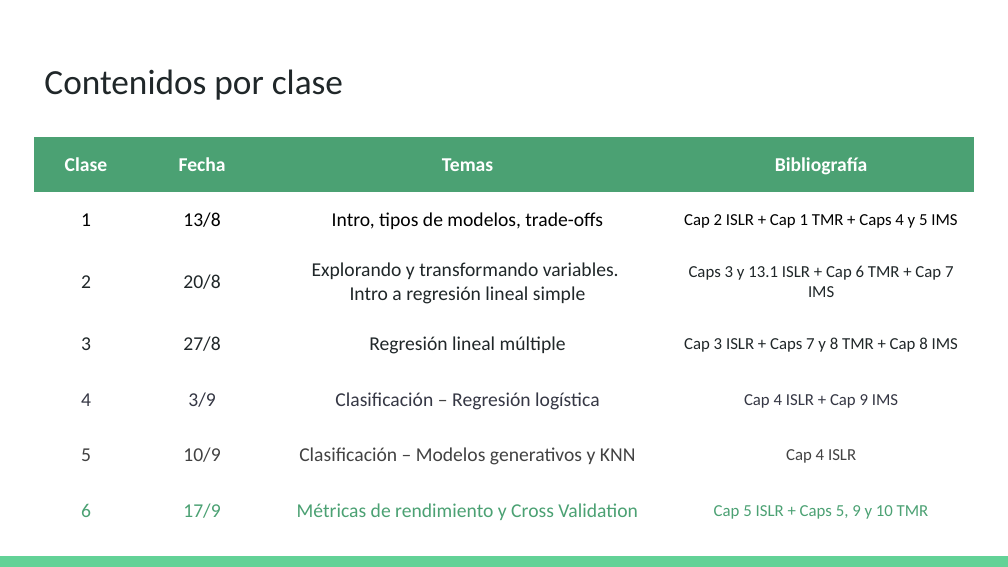
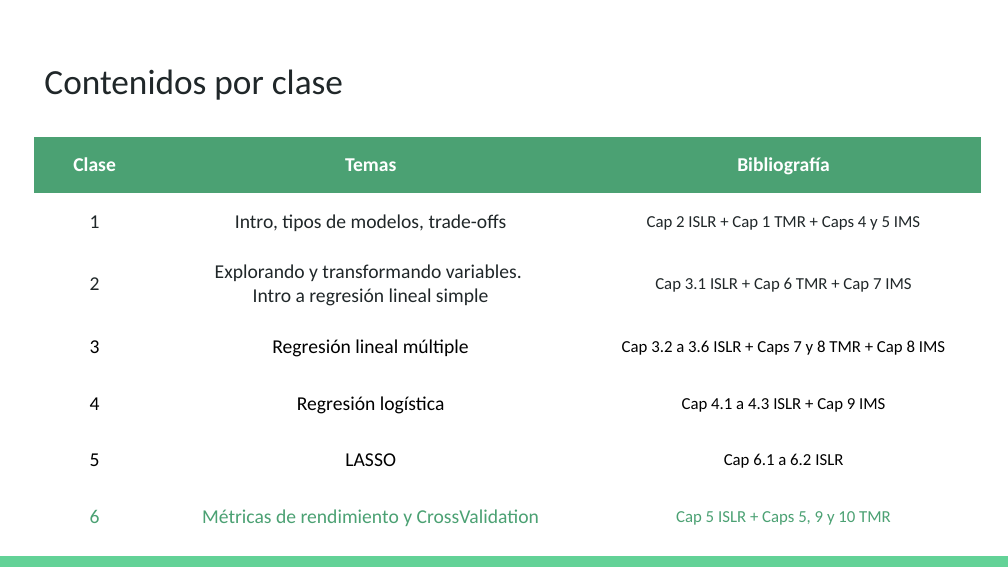
Before and after one commit to DCSCyHD/2023_modulo_3, a slide deck: slide 2 of clase6/teorica_6.pptx. Drawn at 1008x567 pixels with LibreOffice and Linux fonts; fonts in the diff are those of the drawing. Boxes give left, top, right and bottom in pixels: in the first picture for what was removed or moved away, otherwise in the second. Text is boxed around its words. In the diff, an @@ line names an element or a change of style, - is before the commit and + after.

```diff
--- a/clase6/teorica_6.pptx
+++ b/clase6/teorica_6.pptx
@@ table at (34,136,981,545) @@
-column 2: Fecha | 13/8 | 20/8 | 27/8 | 3/9 | 10/9 | 17/9
-column 3: Temas | Intro, tipos de modelos, trade-offs | Explorando y transformando variables. / Intro a regresión lineal simple | Regresión lineal múltiple | Clasificación – Regresión logística | Clasificación – Modelos generativos y KNN | Métricas de rendimiento y Cross Validation
-column 4: Bibliografía | Cap 2 ISLR + Cap 1 TMR + Caps 4 y 5 IMS | Caps 3 y 13.1 ISLR + Cap 6 TMR + Cap 7 IMS | Cap 3 ISLR + Caps 7 y 8 TMR + Cap 8 IMS | Cap 4 ISLR + Cap 9 IMS | Cap 4 ISLR | Cap 5 ISLR + Caps 5, 9 y 10 TMR
+column 2: Temas | Intro, tipos de modelos, trade-offs | Explorando y transformando variables. / Intro a regresión lineal simple | Regresión lineal múltiple | Regresión logística | LASSO | Métricas de rendimiento y CrossValidation
+column 3: Bibliografía | Cap 2 ISLR + Cap 1 TMR + Caps 4 y 5 IMS | Cap 3.1 ISLR + Cap 6 TMR + Cap 7 IMS | Cap 3.2 a 3.6 ISLR + Caps 7 y 8 TMR + Cap 8 IMS | Cap 4.1 a 4.3 ISLR + Cap 9 IMS | Cap 6.1 a 6.2 ISLR | Cap 5 ISLR + Caps 5, 9 y 10 TMR
@@ table: place and size @@
-table at (34,136,973,547)
+table at (34,136,981,545)
```
Also in this commit, not shown: 2 other slides changed, 6 other files.
